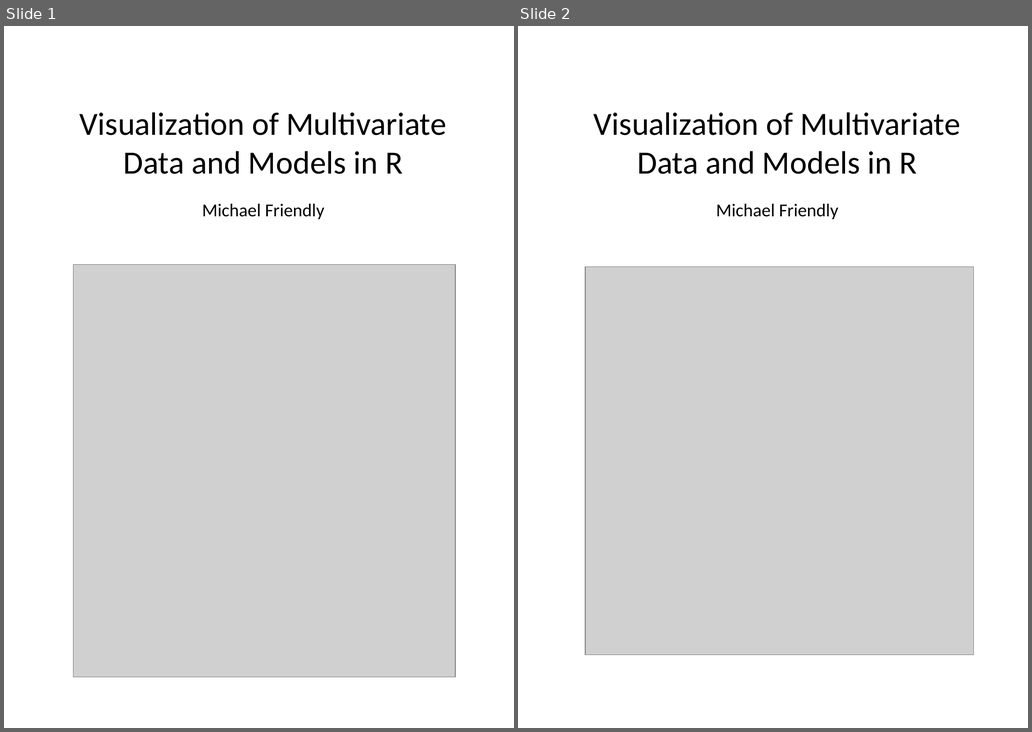
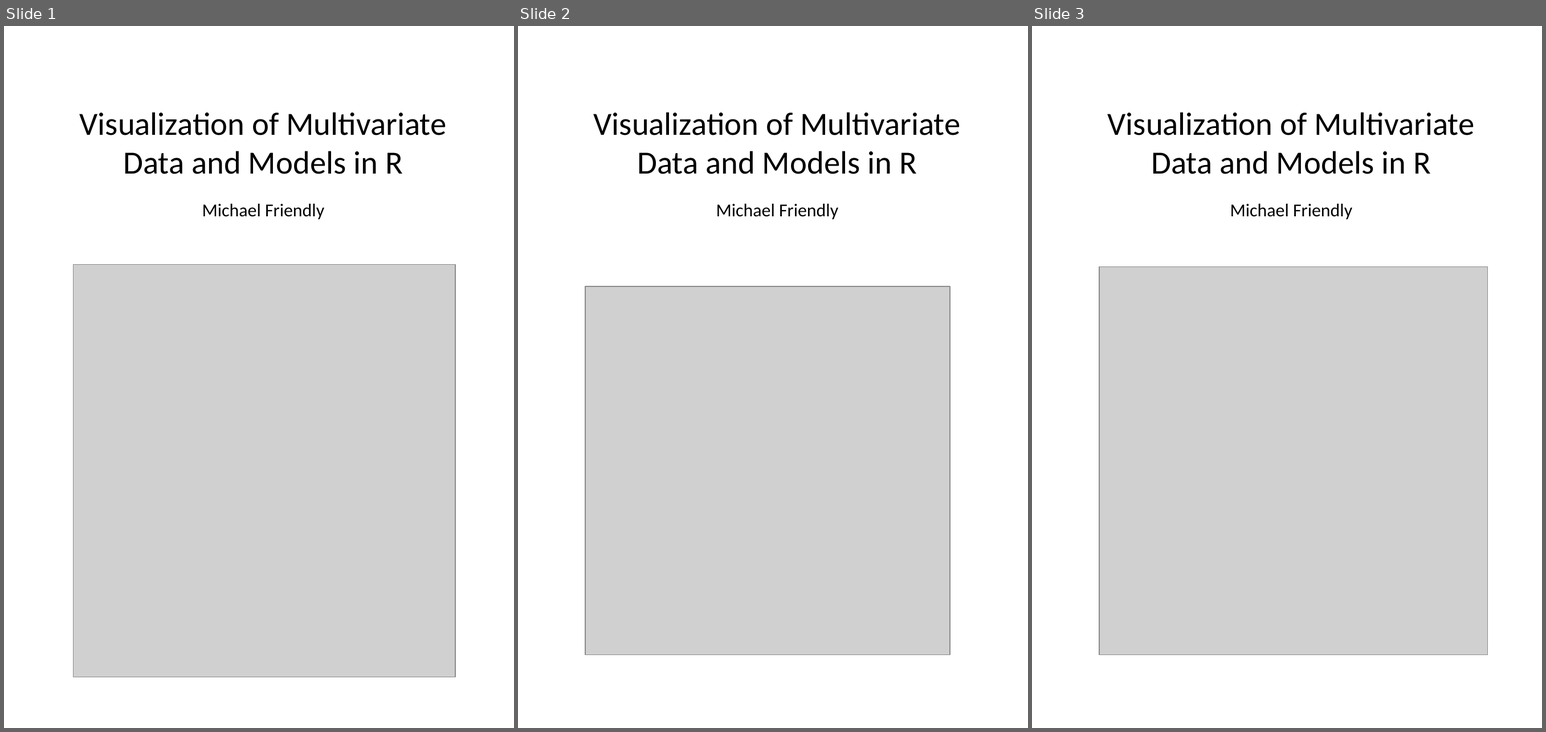
Before and after one commit to friendly/Vis-MLM-book, a slide deck: images/cover-peng.pptx. Shown side by side, each under a label of ours: slides 1 and 2 before the commit, slides 1, 2 and 3 after it. The pictures are 1032x732 and 1546x732 pixels, drawn with LibreOffice and Linux fonts; fonts in the diff are those of the drawing; grey boxes stand for pictures; background and template pictures are left out. Boxes give left, top, right and bottom in pixels: in the first picture for what was removed or moved away, otherwise in the second. Text is boxed around its words. In the diff, an @@ line names an element or a change of style, - is before the commit and + after.

```diff
--- a/images/cover-peng.pptx
+++ b/images/cover-peng.pptx
@@ slide 2 added at bbox=[518, 26, 1028, 728], background picture (left out) @@
@@ text added at bbox=[594, 112, 960, 174], 32 pt, text #000000 @@
+Visualization of Multivariate Data and Models in R
@@ text added at bbox=[716, 203, 838, 219], 18 pt, text #000000 @@
+Michael Friendly
@@ picture added at bbox=[586, 286, 950, 655] @@
@@ what was slide 2 is now slide 3 @@
```
Also in this commit, not shown: 1 other slide added, 44 other files.
